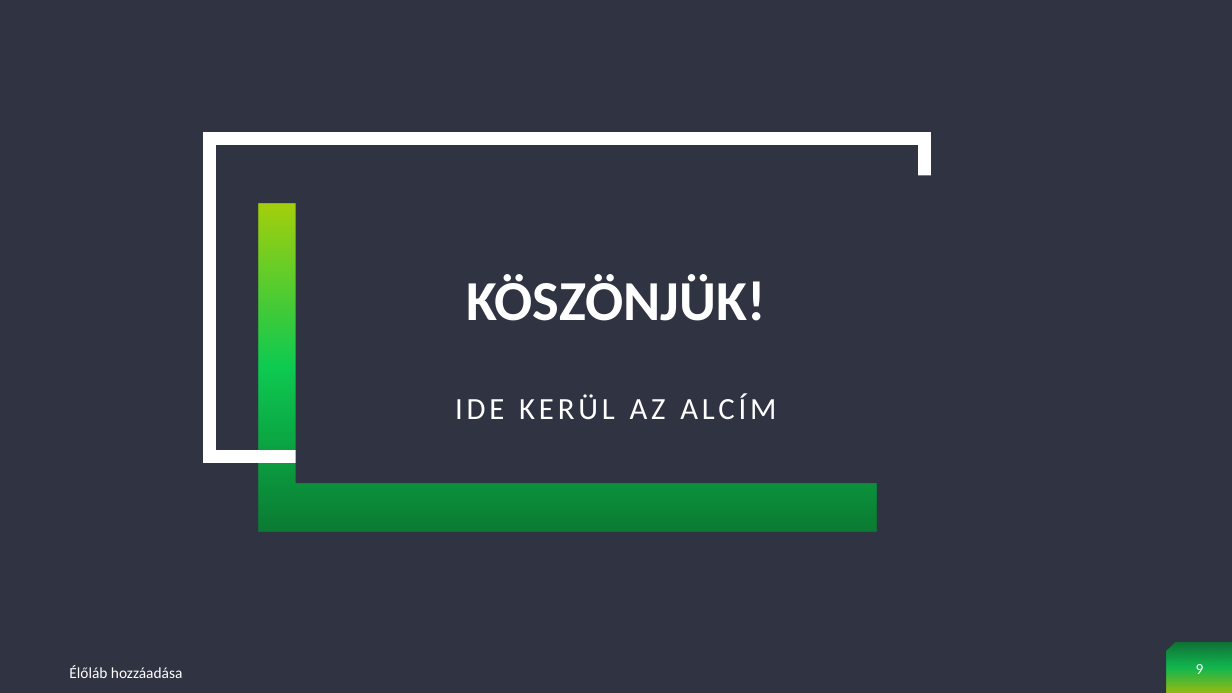
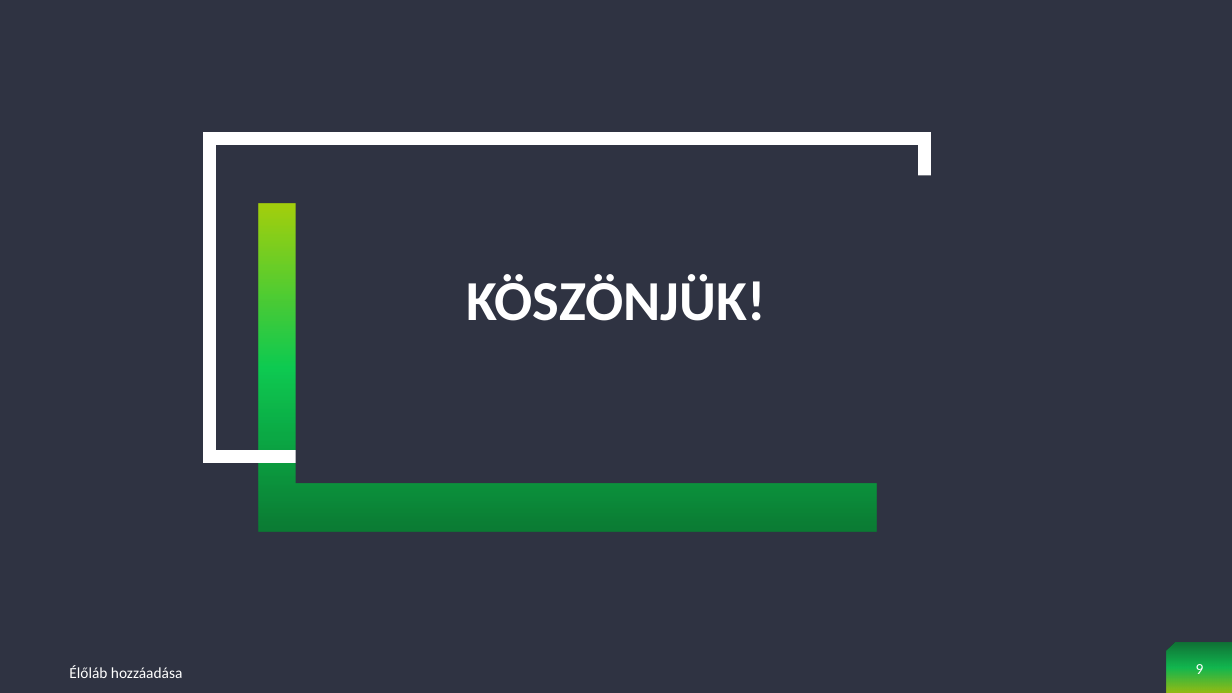
Before and after one commit to baranyidaniel/terfelszinszamito, a slide deck: slide 9 of docs/Térfelszínszámító.pptx. Drawn at 1232x693 pixels with LibreOffice and Linux fonts; fonts in the diff are those of the drawing; background and template pictures are left out. Boxes give left, top, right and bottom in pixels: in the first picture for what was removed or moved away, otherwise in the second. Text is boxed around its words. In the diff, an @@ line names an element or a change of style, - is before the commit and + after.

Commit message:
PPT

```diff
--- a/docs/Térfelszínszámító.pptx
+++ b/docs/Térfelszínszámító.pptx
@@ subtitle removed at <box>455,393,776,420</box> @@
-IDE KERÜL AZ ALCÍM
```
Also in this commit, not shown: 1 other slide changed, 1 slide removed.
